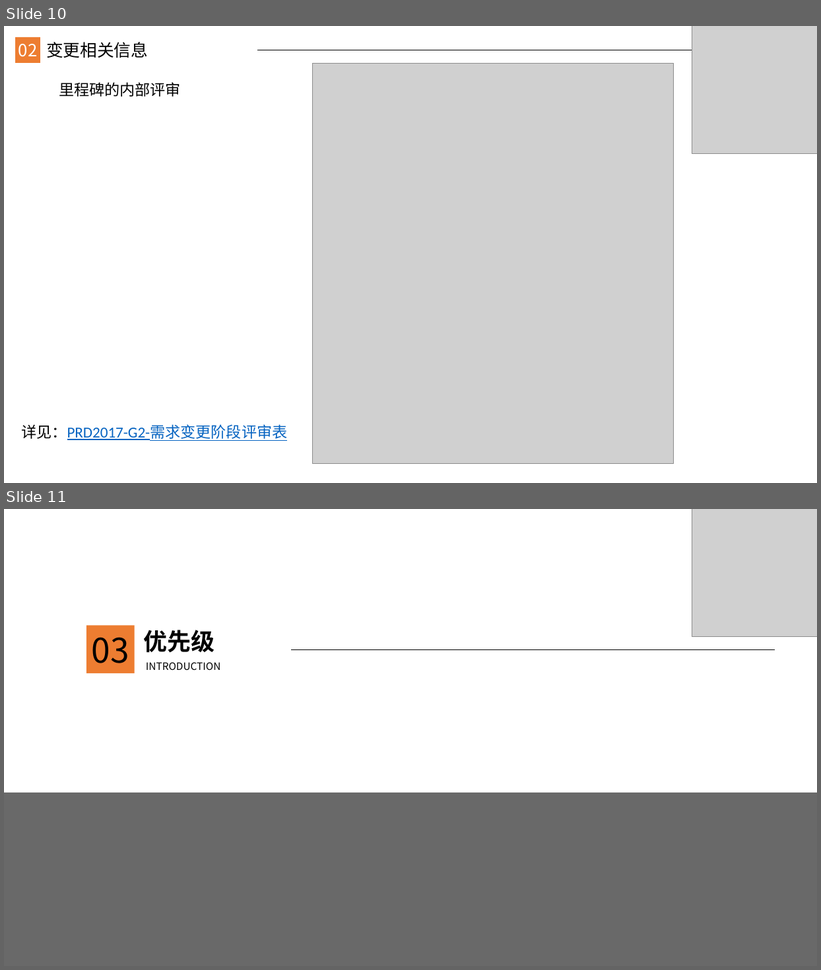
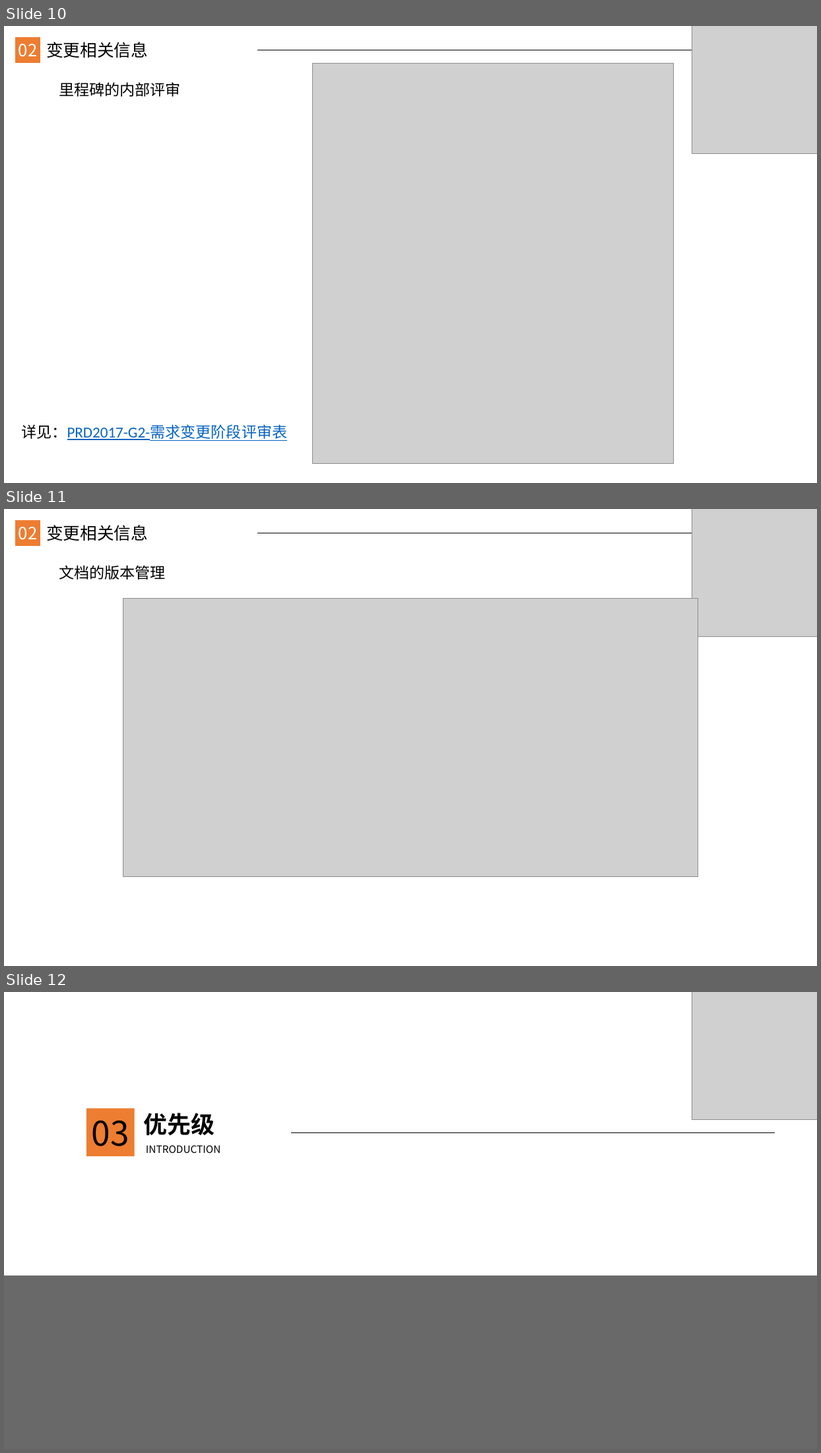
Before and after one commit to JanHonan/store, a slide deck: G2/软件工程系列课程教学辅助网站/非受控文档/楼静靓/PRD2017-G2-需求变更管理ppt.pptx. Shown one above the other, each under a label of ours: slides 10 and 11 before the commit, slides 10, 11 and 12 after it. The pictures are 821x970 and 821x1453 pixels, drawn with LibreOffice and Linux fonts; fonts in the diff are those of the drawing; grey boxes stand for pictures; background and template pictures are left out. Boxes give left, top, right and bottom in pixels: in the first picture for what was removed or moved away, otherwise in the second. Text is boxed around its words. In the diff, an @@ line names an element or a change of style, - is before the commit and + after.

Commit message:
楼静靓 2018-01-14 提交编码与系统实现计划和个人总结并修改了需求变更管理ppt和文档

```diff
--- a/G2/软件工程系列课程教学辅助网站/非受控文档/楼静靓/PRD2017-G2-需求变更管理ppt.pptx
+++ b/G2/软件工程系列课程教学辅助网站/非受控文档/楼静靓/PRD2017-G2-需求变更管理ppt.pptx
@@ slide 11 added at (4, 509, 817, 966), background #FFFFFF @@
@@ rectangle added at (16, 520, 40, 545), fill #ED7D31 @@
@@ text added at (19, 527, 38, 540), 20 pt, text #FFFFFF @@
+02
@@ text added at (46, 525, 148, 541), 20 pt, text #000000 @@
+变更相关信息
@@ picture added at (692, 509, 817, 636) @@
@@ line added from (257, 533) to (817, 533), #000000 0.5 pt @@
@@ text added at (59, 565, 166, 580), 18 pt, text #000000 @@
+文档的版本管理
@@ picture added at (123, 598, 698, 877) @@
@@ what was slide 11 is now slide 12 @@
```
Also in this commit, not shown: 3 slides changed, 2 other files.
